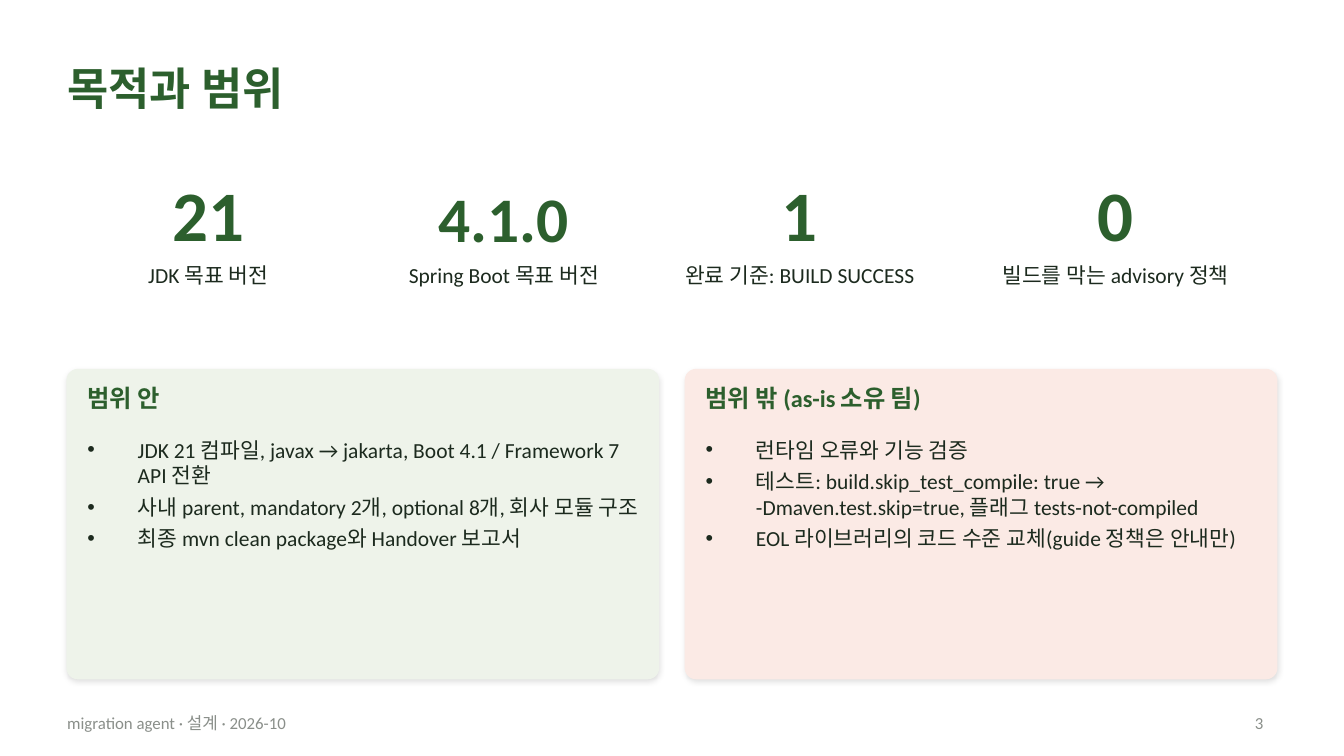
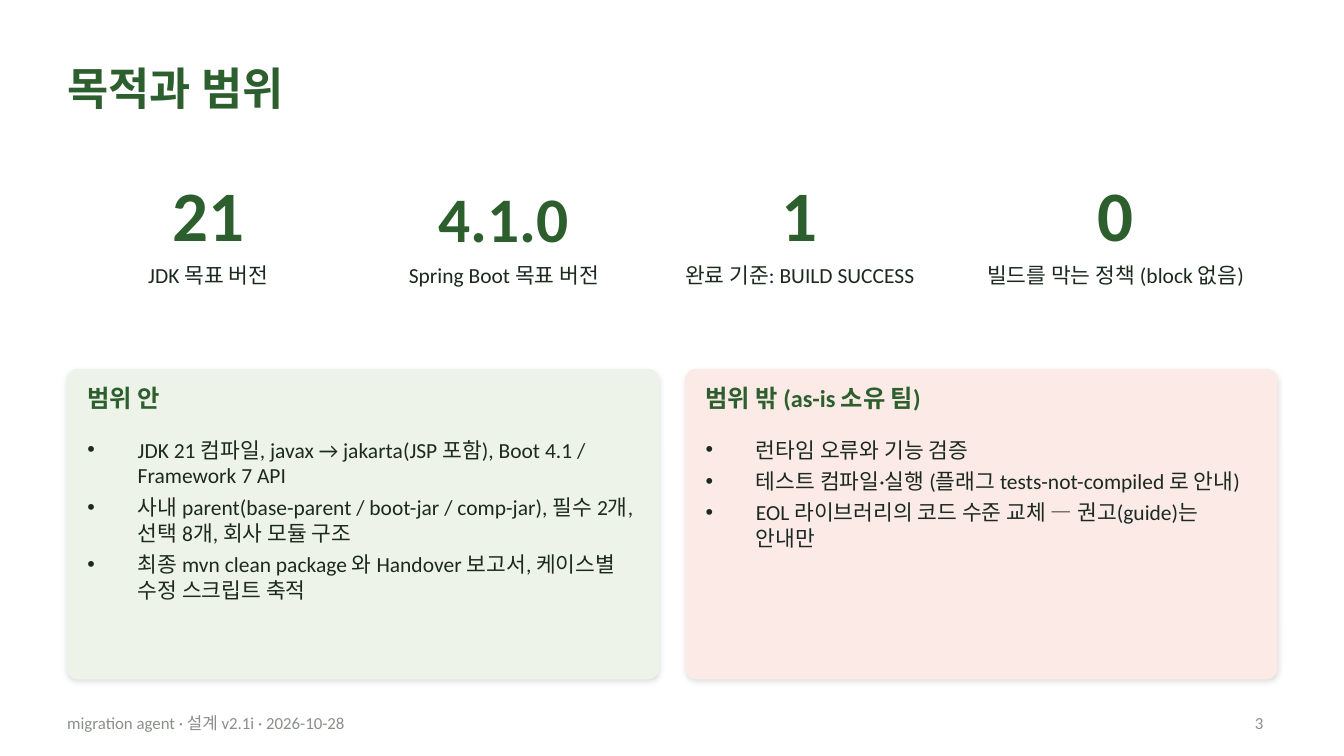
Before and after one commit to acandiatale/tutu, a slide deck: slide 3 of docs/migration-agent/migration-agent.pptx. Drawn at 1344x756 pixels with LibreOffice and Linux fonts; fonts in the diff are those of the drawing. Boxes give left, top, right and bottom in pixels: in the first picture for what was removed or moved away, otherwise in the second. Text is boxed around its words. In the diff, an @@ line names an element or a change of style, - is before the commit and + after.

```diff
--- a/docs/migration-agent/migration-agent.pptx
+++ b/docs/migration-agent/migration-agent.pptx
@@ text at bbox=[987, 265, 1244, 286]: text changed @@
-빌드를 막는 advisory 정책
+빌드를 막는 정책 (block 없음)
@@ text at bbox=[138, 440, 633, 600]: text changed @@
-• JDK 21 컴파일, javax → jakarta, Boot 4.1 / Framework 7 API 전환
-• 사내 parent, mandatory 2개, optional 8개, 회사 모듈 구조
-• 최종 mvn clean package와 Handover 보고서
+• JDK 21 컴파일, javax → jakarta(JSP 포함), Boot 4.1 / Framework 7 API
+• 사내 parent(base-parent / boot-jar / comp-jar), 필수 2개, 선택 8개, 회사 모듈 구조
+• 최종 mvn clean package 와 Handover 보고서, 케이스별 수정 스크립트 축적
@@ text at bbox=[756, 471, 1240, 548]: text changed @@
-• 테스트: build.skip_test_compile: true → -Dmaven.test.skip=true, 플래그 tests-not-compiled
-• EOL 라이브러리의 코드 수준 교체(guide 정책은 안내만)
+• 테스트 컴파일·실행 (플래그 tests-not-compiled 로 안내)
+• EOL 라이브러리의 코드 수준 교체 — 권고(guide)는 안내만
@@ text at bbox=[67, 715, 344, 732]: text changed @@
-migration agent · 설계 · 2026-10
+migration agent · 설계 v2.1i · 2026-10-28
```
Also in this commit, not shown: 9 other slides changed, 27 slides added, 35 slides removed, 31 other files.
